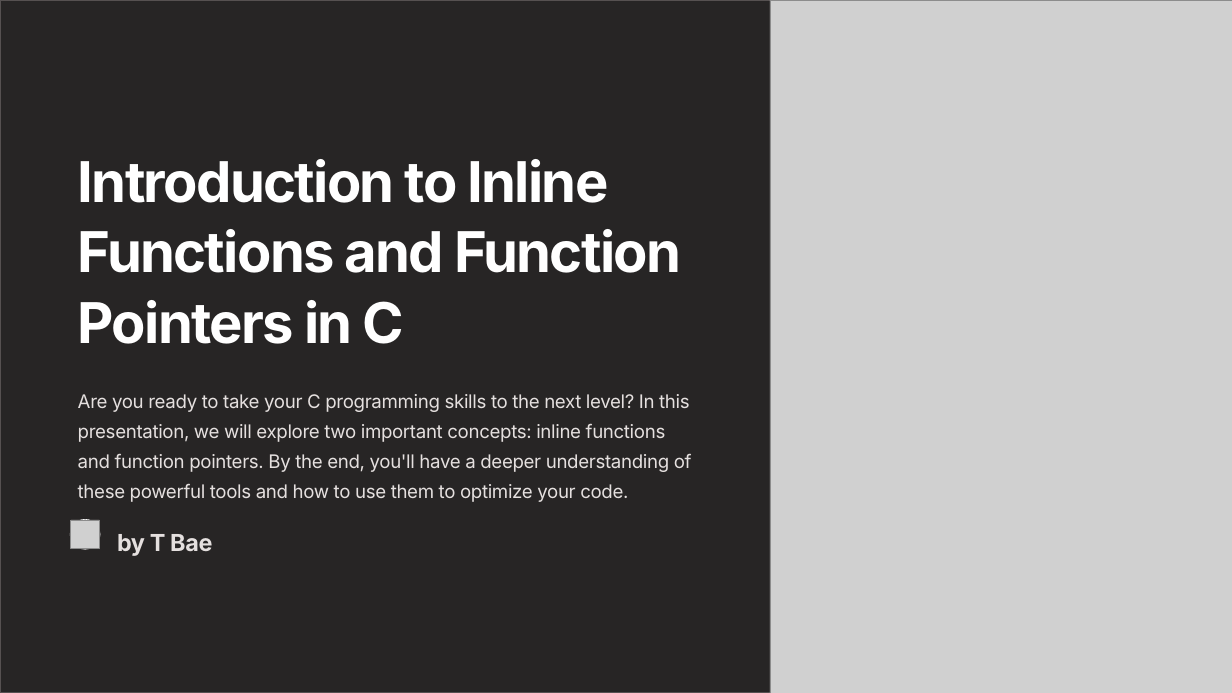
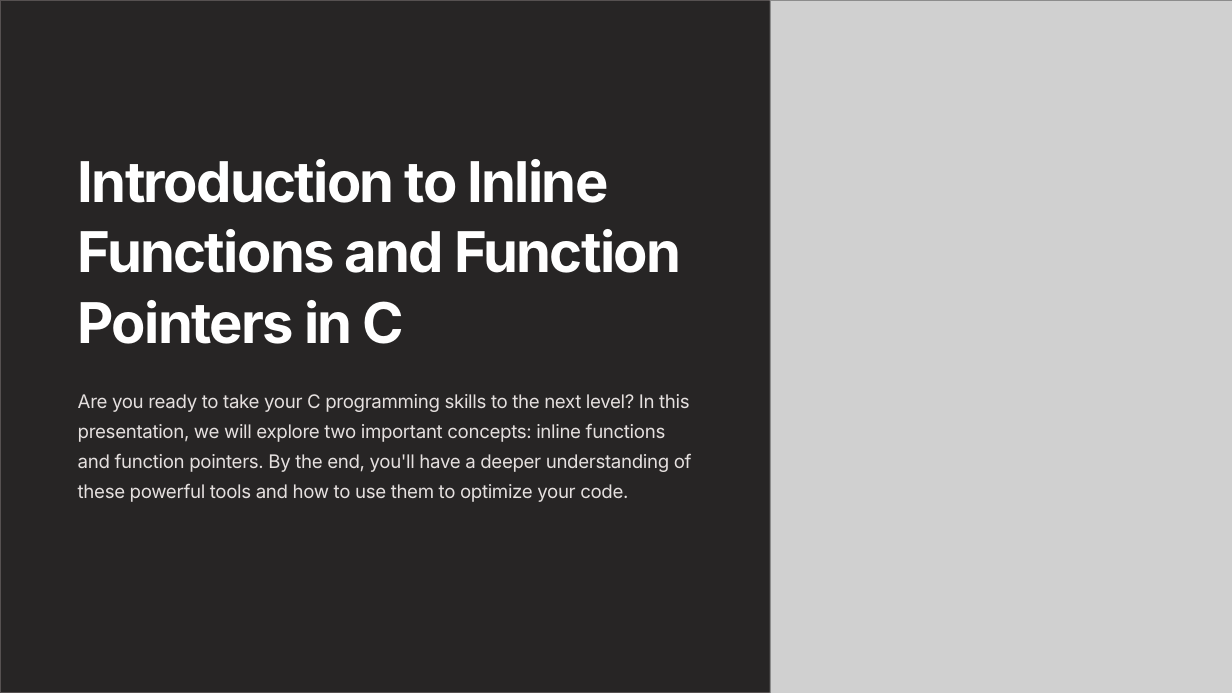
Before and after one commit to user992199/Chitkara_August_G7, a slide deck: slide 1 of Introduction-to-Inline-Functions-and-Function-Pointers-in-C.pptx. Drawn at 1232x693 pixels with LibreOffice and Linux fonts; fonts in the diff are those of the drawing; grey boxes stand for pictures. Boxes give left, top, right and bottom in pixels: in the first picture for what was removed or moved away, otherwise in the second. Text is boxed around its words. In the diff, an @@ line names an element or a change of style, - is before the commit and + after.

```diff
--- a/Introduction-to-Inline-Functions-and-Function-Pointers-in-C.pptx
+++ b/Introduction-to-Inline-Functions-and-Function-Pointers-in-C.pptx
@@ rounded rectangle removed at (70, 519, 100, 549) @@
@@ picture removed at (71, 520, 99, 548) @@
@@ text removed at (117, 534, 212, 556) @@
-by T Bae
```
Also in this commit, not shown: 2 slides added.
